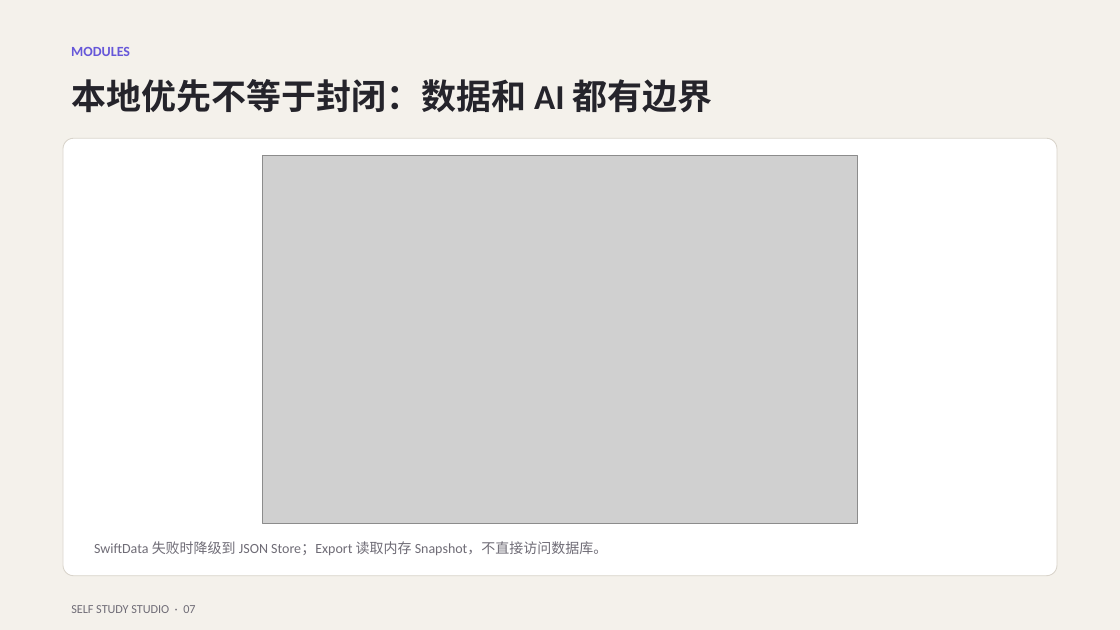
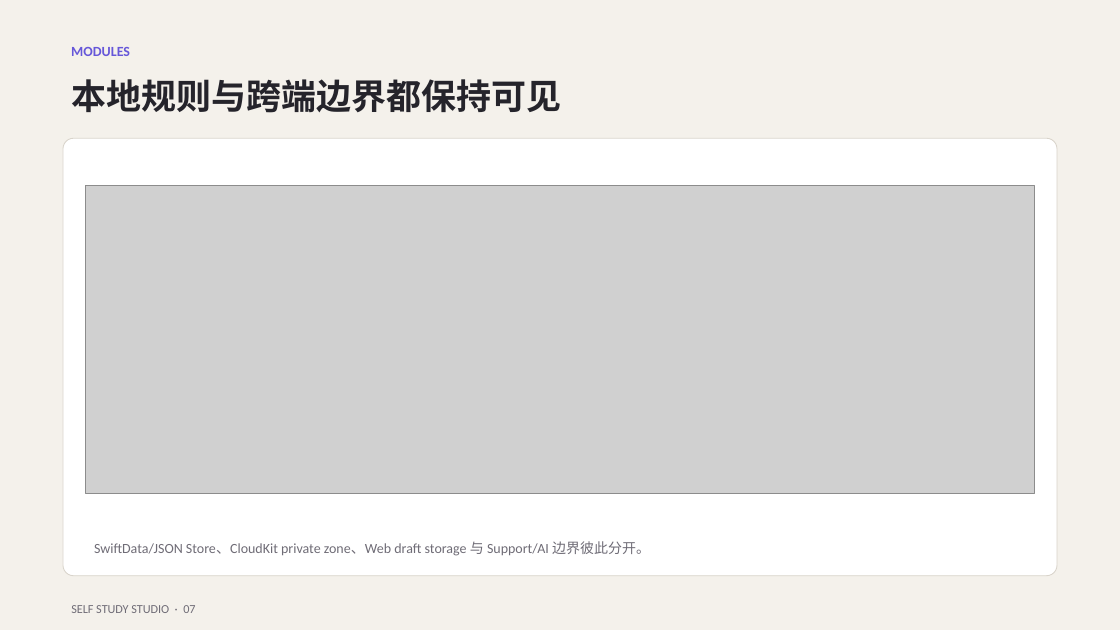
Before and after one commit to Panhe-C/self-study-studio, a slide deck: slide 7 of docs/product-guide/self-study-studio-product-deck.pptx. Drawn at 1120x630 pixels with LibreOffice and Linux fonts; fonts in the diff are those of the drawing; grey boxes stand for pictures. Boxes give left, top, right and bottom in pixels: in the first picture for what was removed or moved away, otherwise in the second. Text is boxed around its words. In the diff, an @@ line names an element or a change of style, - is before the commit and + after.

```diff
--- a/docs/product-guide/self-study-studio-product-deck.pptx
+++ b/docs/product-guide/self-study-studio-product-deck.pptx
@@ text at box(71, 79, 561, 113): text changed @@
-本地优先不等于封闭：数据和 AI 都有边界
+本地规则与跨端边界都保持可见
@@ picture: place and size @@
-picture at box(263, 155, 857, 523)
+picture at box(86, 186, 1034, 494)
@@ text at box(94, 541, 650, 556): text changed @@
-SwiftData 失败时降级到 JSON Store；Export 读取内存 Snapshot，不直接访问数据库。
+SwiftData/JSON Store、CloudKit private zone、Web draft storage 与 Support/AI 边界彼此分开。
```
Also in this commit, not shown: 11 other slides changed, 1 slide added, 1 slide removed, 40 other files.
